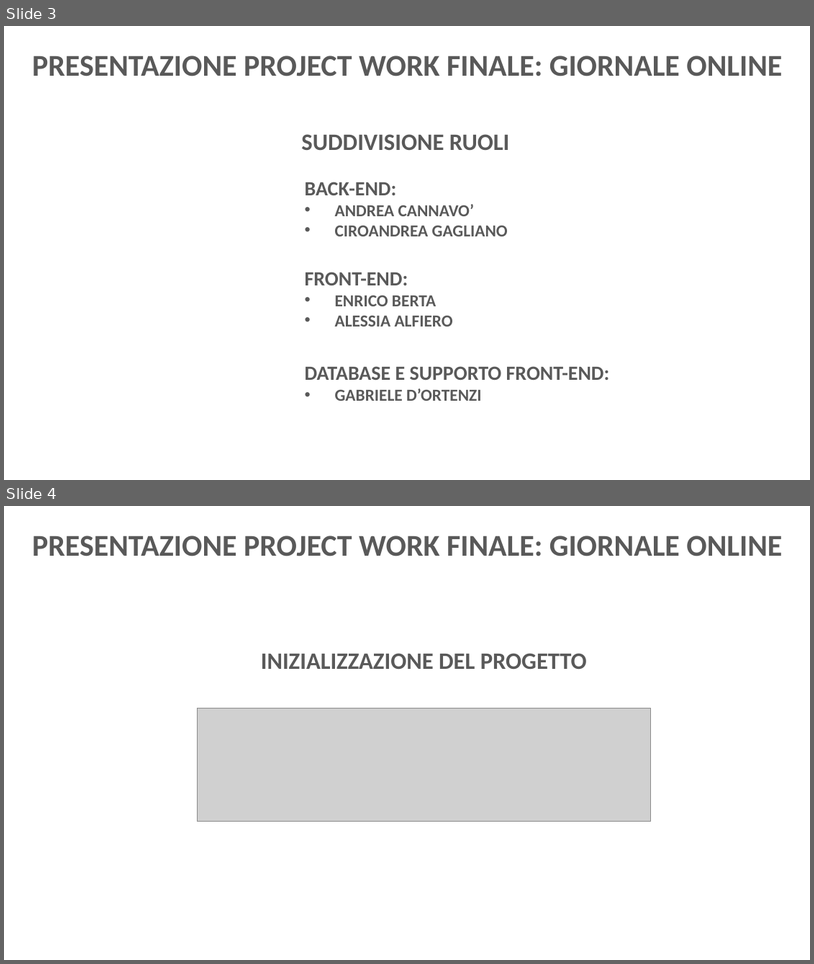
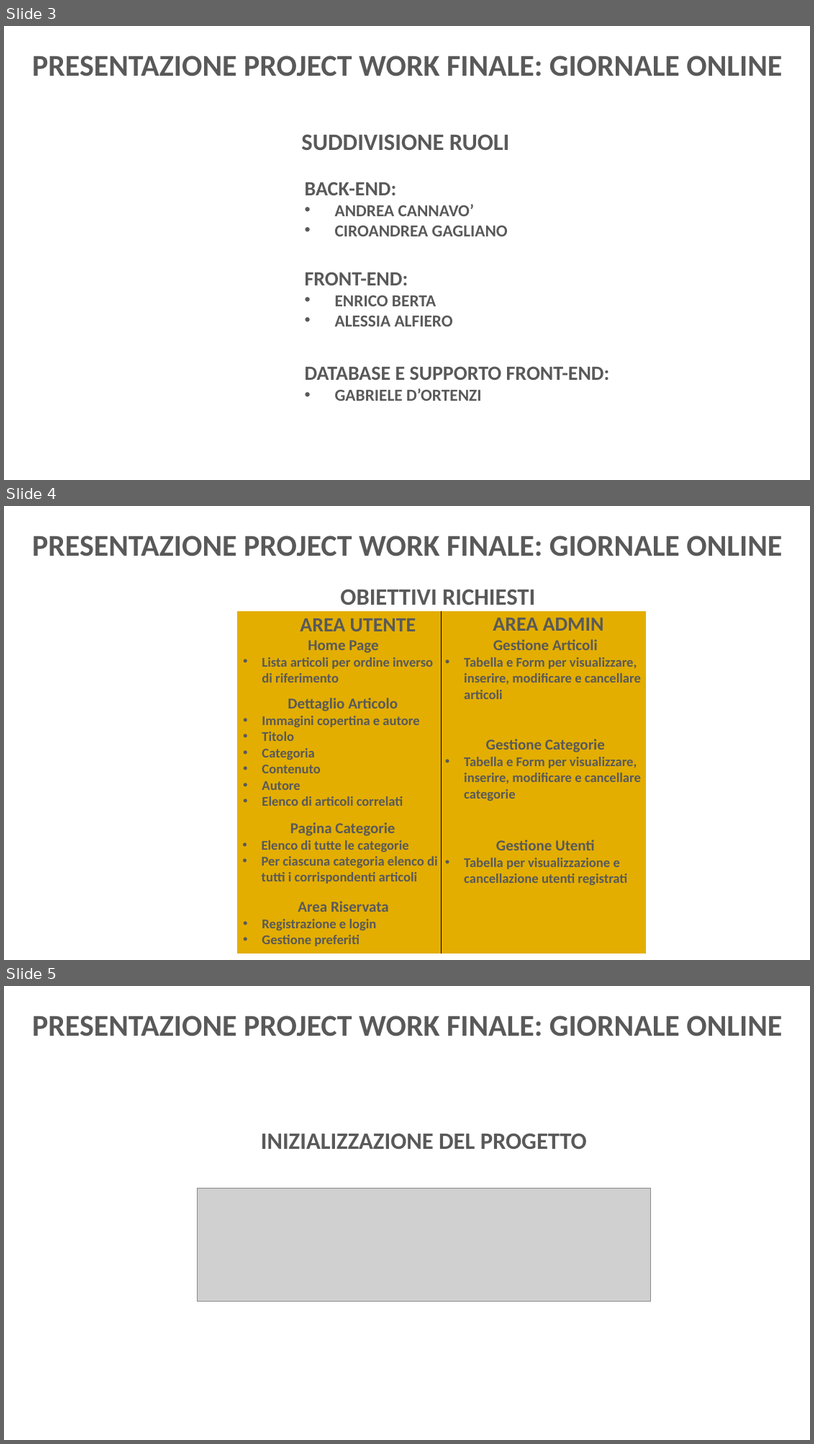
Before and after one commit to nDr3K/GiornaleOnlinePW, a slide deck: Presentazione Project Giornale.pptx. Shown one above the other, each under a label of ours: slides 3 and 4 before the commit, slides 3, 4 and 5 after it. The pictures are 814x964 and 814x1444 pixels, drawn with LibreOffice and Linux fonts; fonts in the diff are those of the drawing; grey boxes stand for pictures; background and template pictures are left out. Boxes give left, top, right and bottom in pixels: in the first picture for what was removed or moved away, otherwise in the second. Text is boxed around its words. In the diff, an @@ line names an element or a change of style, - is before the commit and + after.

```diff
--- a/Presentazione Project Giornale.pptx
+++ b/Presentazione Project Giornale.pptx
@@ slide 4 added at (4,506,810,960), background picture (left out) @@
@@ text added at (32,536,782,556), 36 pt, text #595959, bold @@
+PRESENTAZIONE PROJECT WORK FINALE: GIORNALE ONLINE
@@ text added at (340,589,535,605), 28 pt, text #595959, bold @@
+OBIETTIVI RICHIESTI
@@ table added at (237,611,646,636), 1 rows, 2 columns @@
+ | 
@@ text added at (300,618,417,631), 24 pt, text #595959, bold @@
+AREA UTENTE
@@ text added at (493,618,604,631), 24 pt, text #595959, bold @@
+AREA ADMIN
@@ table added at (237,636,646,954), 1 rows, 2 columns @@
+ | 
@@ text added at (262,657,433,682), 16 pt, text #595959, bold @@
+Home Page
+• Lista articoli per ordine inverso di riferimento
@@ text added at (464,657,641,699), 16 pt, text #595959, bold @@
+Gestione Articoli
+• Tabella e Form per visualizzare, inserire, modificare e cancellare articoli
@@ text added at (262,698,419,806), 16 pt, text #595959, bold @@
+Dettaglio Articolo
+• Immagini copertina e autore
+• Titolo
+• Categoria
+• Contenuto
+• Autore
+• Elenco di articoli correlati
@@ text added at (464,739,641,800), 16 pt, text #595959, bold @@
+Gestione Categorie
+• Tabella e Form per visualizzare, inserire, modificare e cancellare categorie
@@ text added at (262,822,438,883), 16 pt, text #595959, bold @@
+Pagina Categorie
+• Elenco di tutte le categorie
+• Per ciascuna categoria elenco di tutti i corrispondenti articoli
@@ text added at (464,839,628,885), 16 pt, text #595959, bold @@
+Gestione Utenti
+• Tabella per visualizzazione e cancellazione utenti registrati
@@ text added at (262,901,389,946), 16 pt, text #595959, bold @@
+Area Riservata
+• Registrazione e login
+• Gestione preferiti
@@ what was slide 4 is now slide 5 @@
```
Also in this commit, not shown: 2 slides changed.
